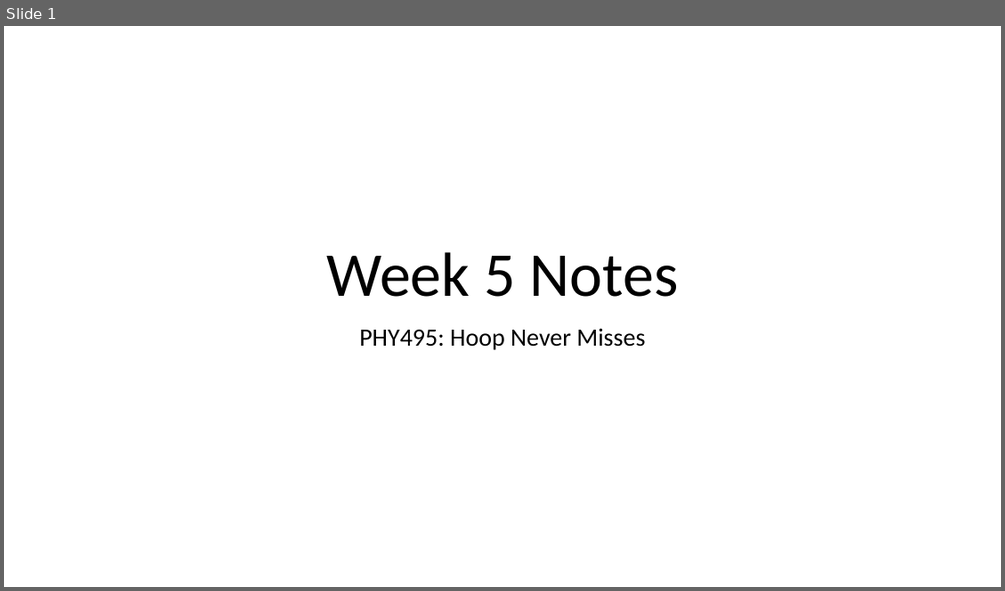
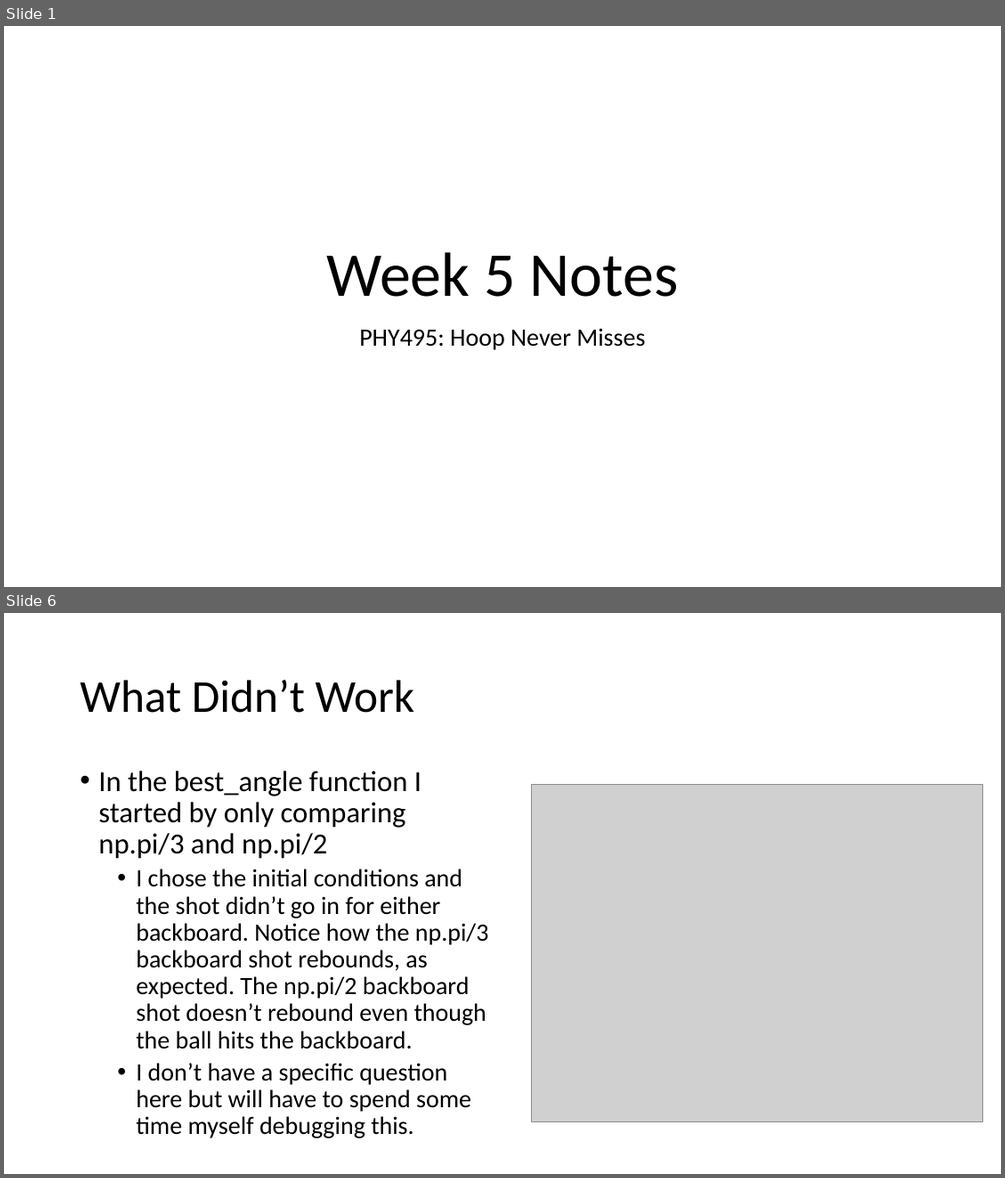
Before and after one commit to cawelch/hoop-never-misses, a slide deck: Weekly Presentations/Week 5.pptx. Shown one above the other, each under a label of ours: slide 1 before the commit, slides 1 and 6 after it; the slides between them are not shown. The pictures are 1005x591 and 1005x1178 pixels, drawn with LibreOffice and Linux fonts; fonts in the diff are those of the drawing; grey boxes stand for pictures. Boxes give left, top, right and bottom in pixels: in the first picture for what was removed or moved away, otherwise in the second. Text is boxed around its words. In the diff, an @@ line names an element or a change of style, - is before the commit and + after.

Commit message:
Worked on percent in function for different backboard angles and started to look at comparisons between backboard angles

```diff
--- a/Weekly Presentations/Week 5.pptx
+++ b/Weekly Presentations/Week 5.pptx
@@ slide 6 added at bbox=[4, 613, 1001, 1174], background #FFFFFF @@
@@ title added at bbox=[80, 680, 415, 713], 44 pt, text #000000 @@
+What Didn’t Work
@@ text added at bbox=[98, 771, 489, 1138], 24 pt, text #000000 @@
+• In the best_angle function I started by only comparing np.pi/3 and np.pi/2
+  • I chose the initial conditions and the shot didn’t go in for either backboard. Notice how the np.pi/3 backboard shot rebounds, as expected. The np.pi/2 backboard shot doesn’t rebound even though the ball hits the backboard.
+  • I don’t have a specific question here but will have to spend some time myself debugging this.
@@ picture added at bbox=[532, 784, 983, 1122] @@
```
Also in this commit, not shown: 4 slides changed, 3 other slides added, 1 slide removed, 9 other files.
